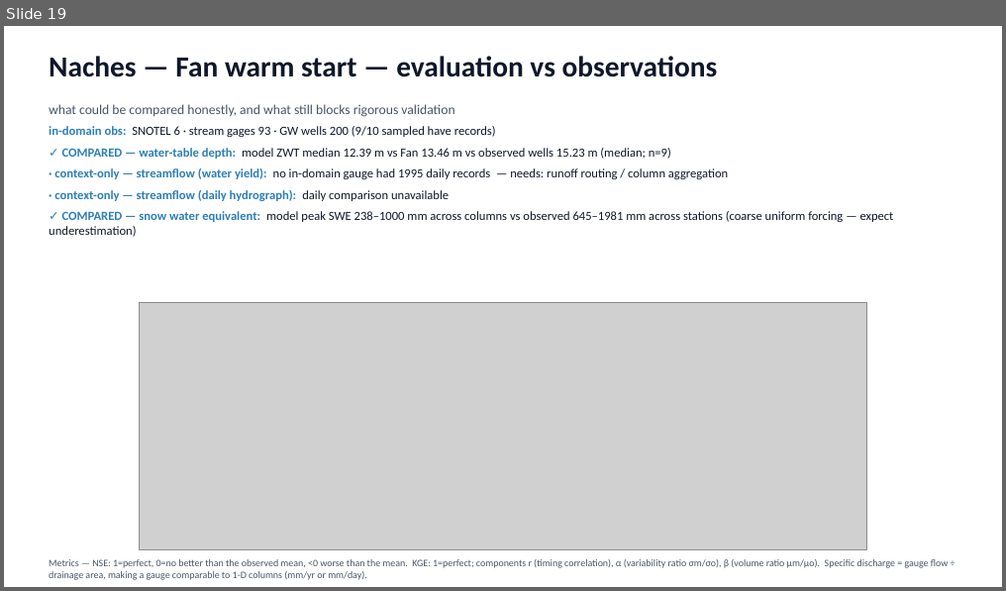
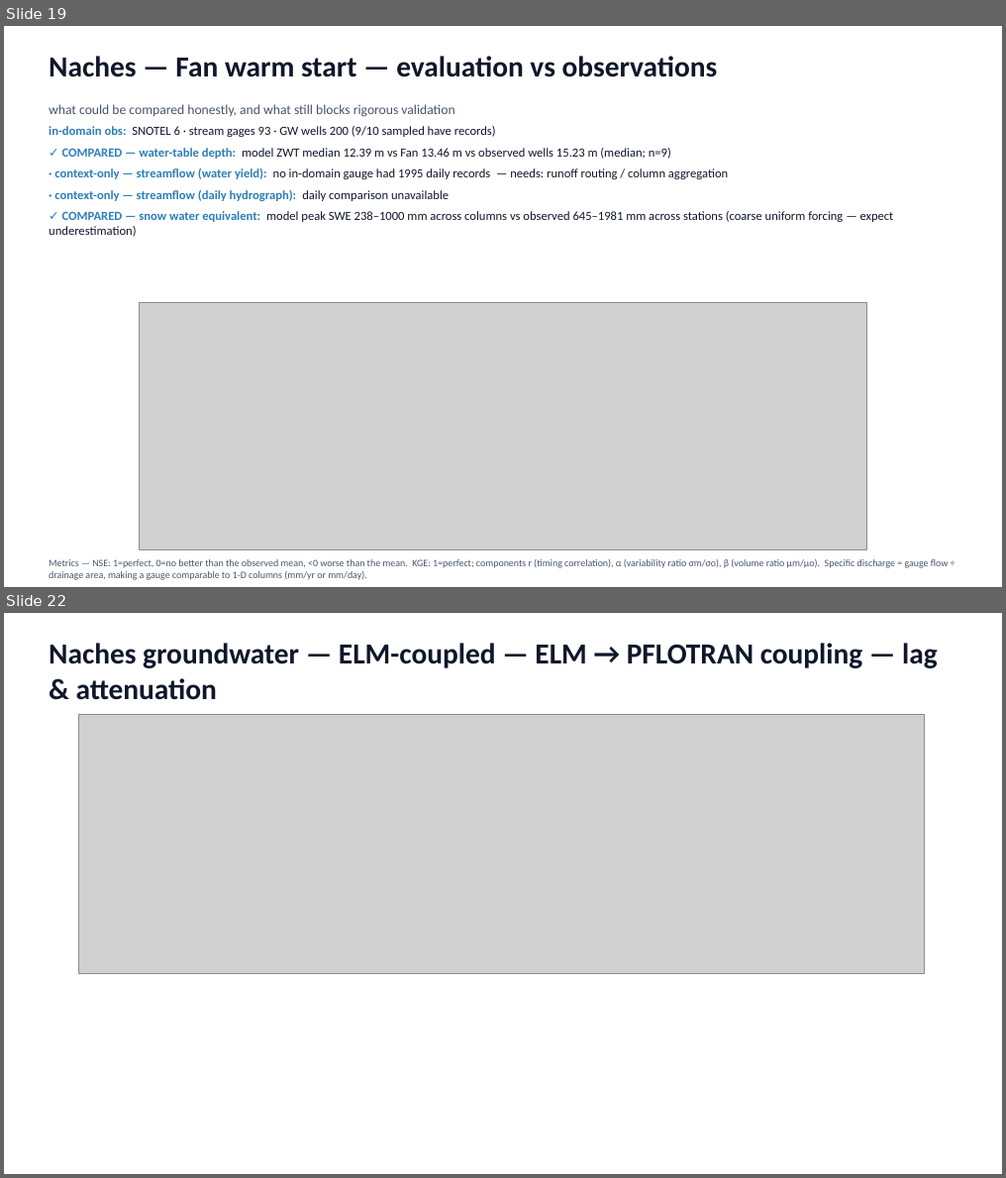
Before and after one commit to hoangtv1899/multi-agent-framework, a slide deck: docs/slides/story_20260706.pptx. Shown one above the other, each under a label of ours: slide 19 before the commit, slides 19 and 22 after it; the slides between them are not shown. The pictures are 1006x591 and 1006x1178 pixels, drawn with LibreOffice and Linux fonts; fonts in the diff are those of the drawing; grey boxes stand for pictures. Boxes give left, top, right and bottom in pixels: in the first picture for what was removed or moved away, otherwise in the second. Text is boxed around its words. In the diff, an @@ line names an element or a change of style, - is before the commit and + after.

```diff
--- a/docs/slides/story_20260706.pptx
+++ b/docs/slides/story_20260706.pptx
@@ slide 22 added at bbox=[4, 613, 1002, 1174], background #FFFFFF @@
@@ text added at bbox=[49, 643, 938, 700], 28 pt, text #0F172A, bold @@
+Naches groundwater — ELM-coupled — ELM → PFLOTRAN coupling — lag & attenuation
@@ picture added at bbox=[79, 714, 925, 973] @@
```
Also in this commit, not shown: 2 slides changed, 4 other slides added, 6 other files.
